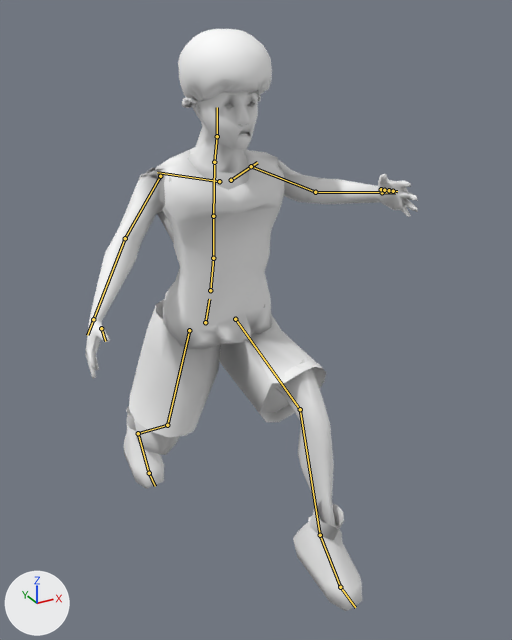
The glTF model apps/web/public/athlete/lab-athlete-tactical.glb as it was, and as the next commit left it.
Rendered twice from a 50 mm lens placed at (-0.926, -1.992, 1.724), pointed at (0.084, -0.155, 0.806). Every picture has the same lights, and +X, +Y and +Z are marked at lower left. The older version comes first. Both versions are drawn at frame 12 of the action 'backpedal'; the numbers are the values there. The bones that change, and the others that lie on the model, are drawn over the model as lines.

The first picture shows 'HAIR_afro', 'LOD2_athlete'.
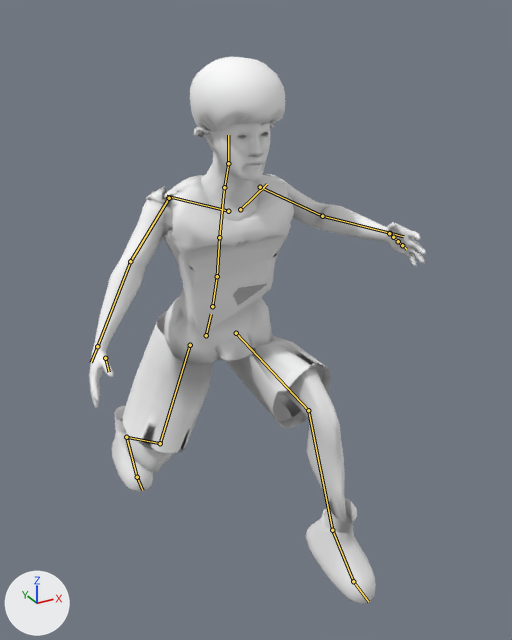
The change in detail:
Bone 'pelvis' (bone_pelvis) moves from (0.0, -0.176, 0.045) to (0.0, -0.225, 0.058).
Bone 'pelvis' (bone_pelvis) turns from (4, 3, -1) to (8, 3, -1) degrees about its own x, y and z.
Bone 'spine_01' (bone_spine_01) turns from (1, -2, 0) to (3, -2, 1) degrees about its own x, y and z.
Bone 'spine_02' (bone_spine_02) turns from (1, -2, 0) to (3, -2, 0) degrees about its own x, y and z.
Bone 'spine_03' (bone_spine_03) turns from (2, -2, 0) to (4, -2, 0) degrees about its own x, y and z.
Bone 'neck_01' (bone_neck_01) turns from (-3, 1, 0) to (-6, 1, 0) degrees about its own x, y and z.
Bone 'Head' (bone_head) turns from (-4, 2, 0) to (-9, 2, 0) degrees about its own x, y and z.
Bone 'thigh_l' (bone_thigh_l) turns from (-65, -3, -4) to (-78, -5, -6) degrees about its own x, y and z.
Bone 'calf_l' (bone_calf_l) turns from (40, -2, 5) to (52, -1, 3) degrees about its own x, y and z.
Bone 'foot_l' (bone_foot_l) turns from (39, -1, -2) to (36, -4, 2) degrees about its own x, y and z.
Bone 'thigh_r' (bone_thigh_r) turns from (8, -1, 9) to (0, 0, 15) degrees about its own x, y and z.
Bone 'calf_r' (bone_calf_r) turns from (40, 3, -9) to (52, 5, -11) degrees about its own x, y and z.
Bone 'foot_r' (bone_foot_r) turns from (-45, 4, 0) to (-52, 3, -5) degrees about its own x, y and z.

Boxes (x1, y1, x2, y2) around the edits, measured in the pictures (512 x 640 px):
'LOD2_athlete', posed (7% shorter)
    before: (85, 91, 418, 611)
    after: (89, 121, 426, 604)
'HAIR_afro', posed
    before: (178, 29, 272, 108)
    after: (190, 57, 285, 137)
bone 'pelvis', root to tip
    before: (205, 322) to (209, 299)
    after: (206, 335) to (211, 314)
bone 'spine_01', root to tip
    before: (210, 290) to (213, 258)
    after: (212, 306) to (217, 276)
bone 'spine_02', root to tip
    before: (213, 258) to (213, 216)
    after: (217, 276) to (219, 237)
bone 'spine_03', root to tip
    before: (213, 216) to (214, 165)
    after: (219, 237) to (224, 190)
bone 'neck_01', root to tip
    before: (214, 162) to (217, 136)
    after: (224, 187) to (228, 163)
bone 'Head', root to tip
    before: (217, 136) to (217, 107)
    after: (228, 163) to (228, 135)
bone 'thigh_l', root to tip
    before: (235, 319) to (300, 409)
    after: (236, 333) to (308, 410)
bone 'calf_l', root to tip
    before: (300, 409) to (320, 535)
    after: (308, 410) to (332, 530)
bone 'foot_l', root to tip
    before: (320, 535) to (340, 587)
    after: (332, 530) to (353, 581)
bone 'thigh_r', root to tip
    before: (189, 330) to (167, 425)
    after: (190, 345) to (160, 443)
bone 'calf_r', root to tip
    before: (167, 425) to (138, 433)
    after: (160, 443) to (126, 437)
bone 'foot_r', root to tip
    before: (138, 433) to (149, 473)
    after: (126, 437) to (137, 477)
